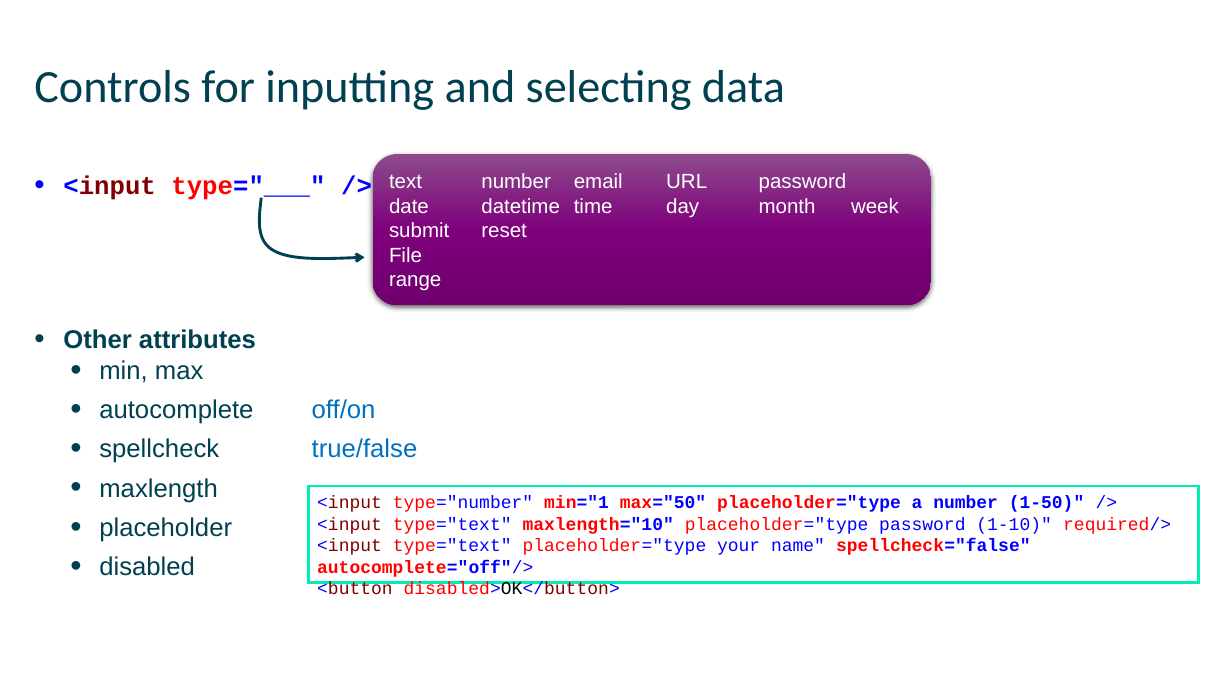
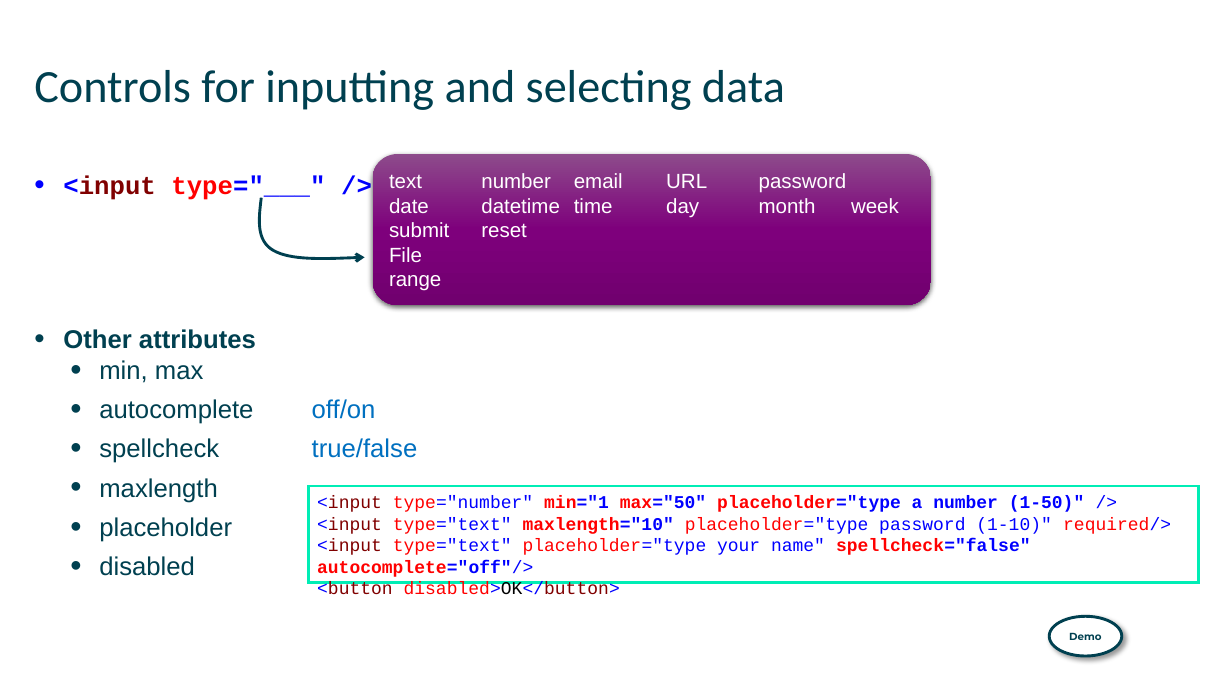
Before and after one commit to mikebaradaran/web_fundamentals, a slide deck: slide 12 of Slides/HTML CSS/01 - HTML and CSS Revision.pptx (slide 7 before the commit). Drawn at 1232x693 pixels with LibreOffice and Linux fonts; fonts in the diff are those of the drawing. Boxes give left, top, right and bottom in pixels: in the first picture for what was removed or moved away, otherwise in the second. Text is boxed around its words. In the diff, an @@ line names an element or a change of style, - is before the commit and + after.

```diff
--- a/Slides/HTML CSS/01 - HTML and CSS Revision.pptx
+++ b/Slides/HTML CSS/01 - HTML and CSS Revision.pptx
@@ ellipse added at bbox=[1050, 616, 1123, 656], fill #FFFFFF, outline #004050 2.25 pt, 8 pt, text #004050, bold @@
+Demo
```
Also in this commit, not shown: 2 other slides changed, 15 slides added, 1 slide removed, 1 other file.
